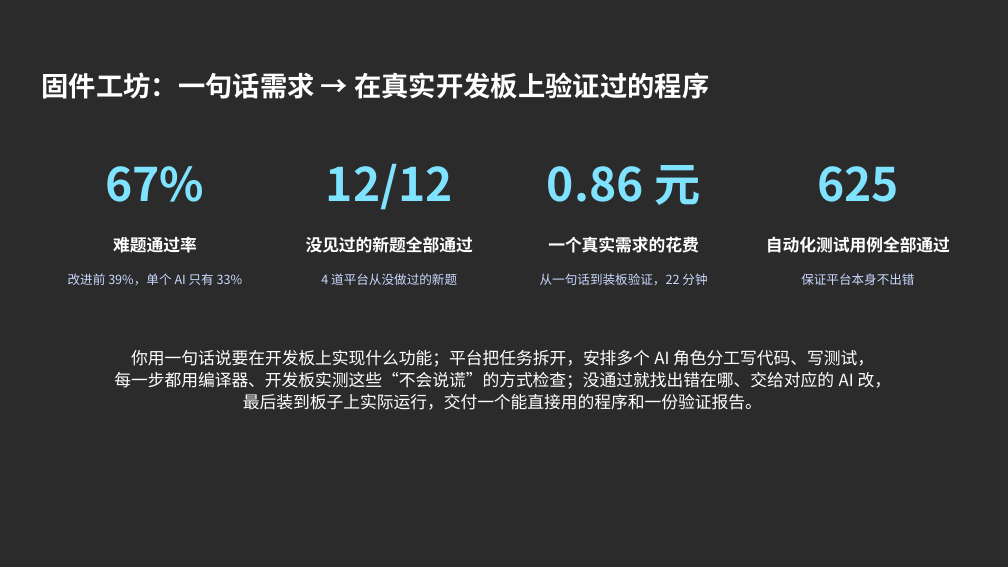
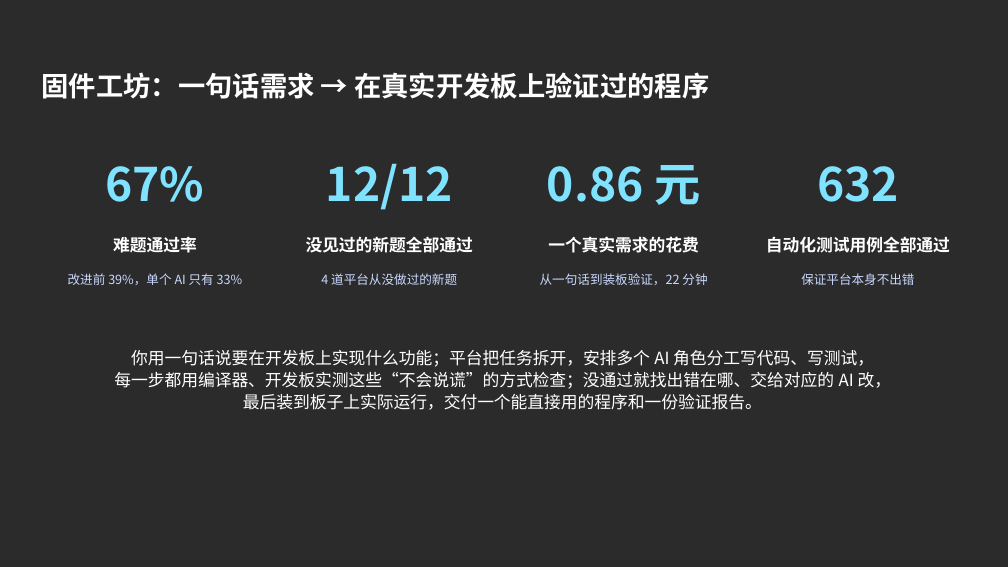
Before and after one commit to z-xxkk/firmforge, a slide deck: slide 4 of submission/方案讲解.pptx. Drawn at 1008x567 pixels with LibreOffice and Linux fonts; fonts in the diff are those of the drawing; background and template pictures are left out; a plain dark background stands for a picture behind light text. Boxes give left, top, right and bottom in pixels: in the first picture for what was removed or moved away, otherwise in the second. Text is boxed around its words. In the diff, an @@ line names an element or a change of style, - is before the commit and + after.

```diff
--- a/submission/方案讲解.pptx
+++ b/submission/方案讲解.pptx
@@ text at (817,166,899,202): text changed @@
-625
+632
```
Also in this commit, not shown: 1 other slide changed, 4 other files.
